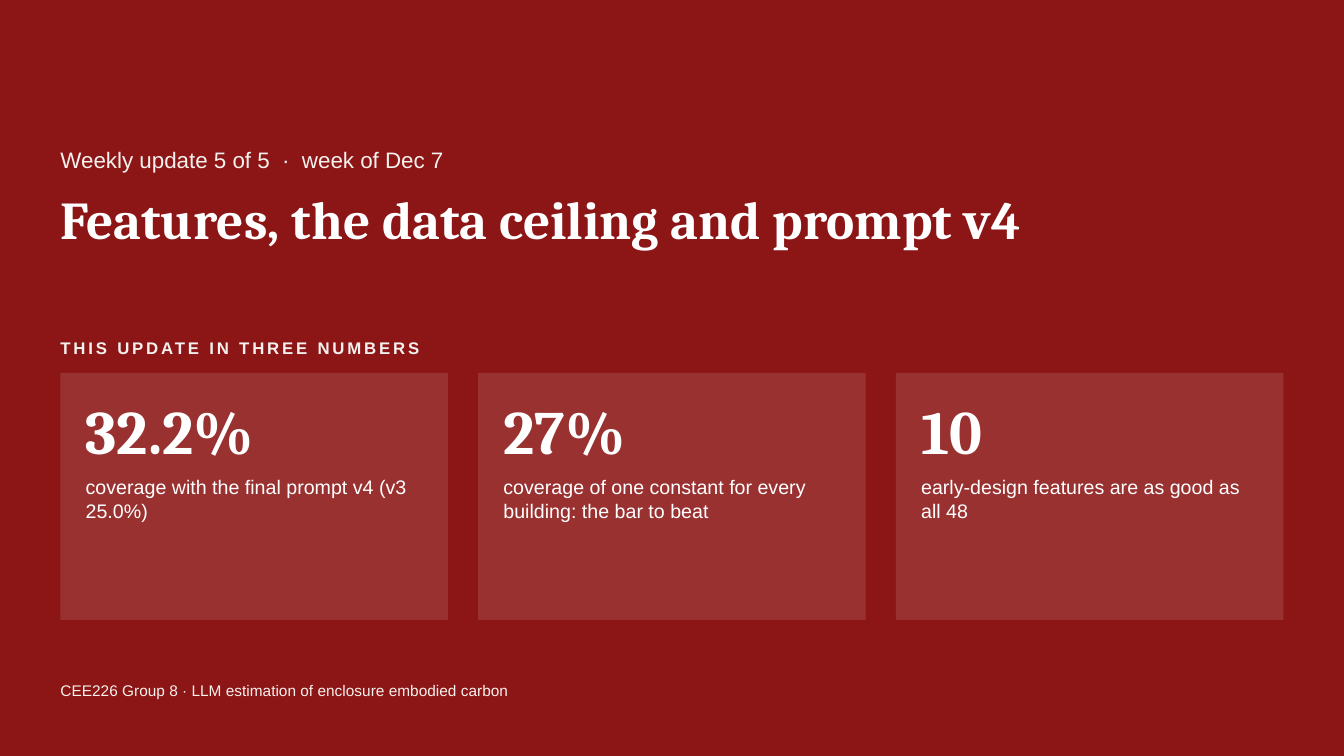
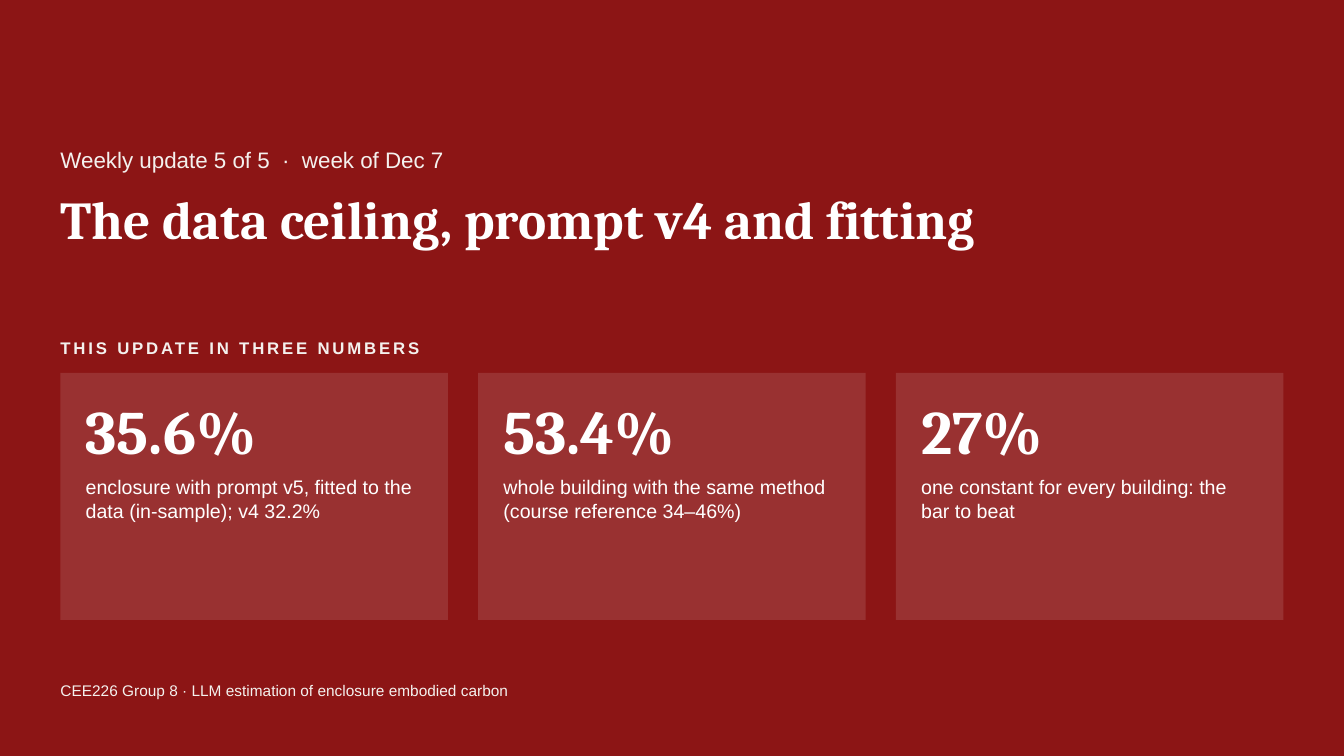
Before and after one commit to HeshanChen/CEE226LCA, a slide deck: slide 26 of report/weekly/weekly_updates.pptx. Drawn at 1344x756 pixels with LibreOffice and Linux fonts; fonts in the diff are those of the drawing; background and template pictures are left out. Boxes give left, top, right and bottom in pixels: in the first picture for what was removed or moved away, otherwise in the second. Text is boxed around its words. In the diff, an @@ line names an element or a change of style, - is before the commit and + after.

```diff
--- a/report/weekly/weekly_updates.pptx
+++ b/report/weekly/weekly_updates.pptx
@@ title at [60, 201, 975, 251]: text changed @@
-Features, the data ceiling and prompt v4
+The data ceiling, prompt v4 and fitting
@@ text at [86, 412, 257, 456]: text changed @@
-32.2%
+35.6%
@@ text at [503, 412, 675, 456]: text changed @@
-27%
+53.4%
@@ text at [921, 412, 1043, 456]: text changed @@
-10
+27%
@@ text at [86, 479, 411, 522]: text changed @@
-coverage with the final prompt v4 (v3 25.0%)
+enclosure with prompt v5, fitted to the data (in-sample); v4 32.2%
@@ text at [503, 479, 825, 522]: text changed @@
-coverage of one constant for every building: the bar to beat
+whole building with the same method (course reference 34–46%)
@@ text at [921, 479, 1226, 518]: text changed @@
-early-design features are as good as all 48
+one constant for every building: the bar to beat
```
Also in this commit, not shown: 6 other slides changed, 3 slides added, 1 slide removed, 23 other files.
